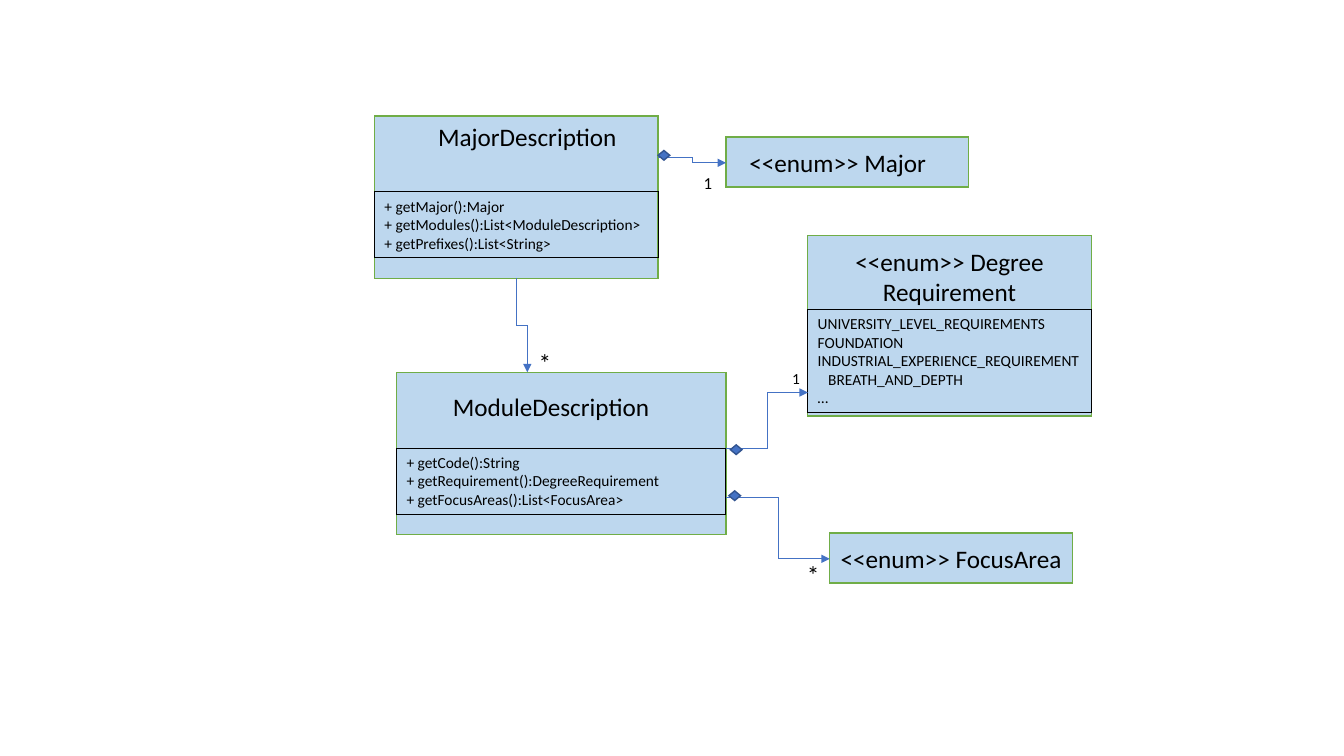
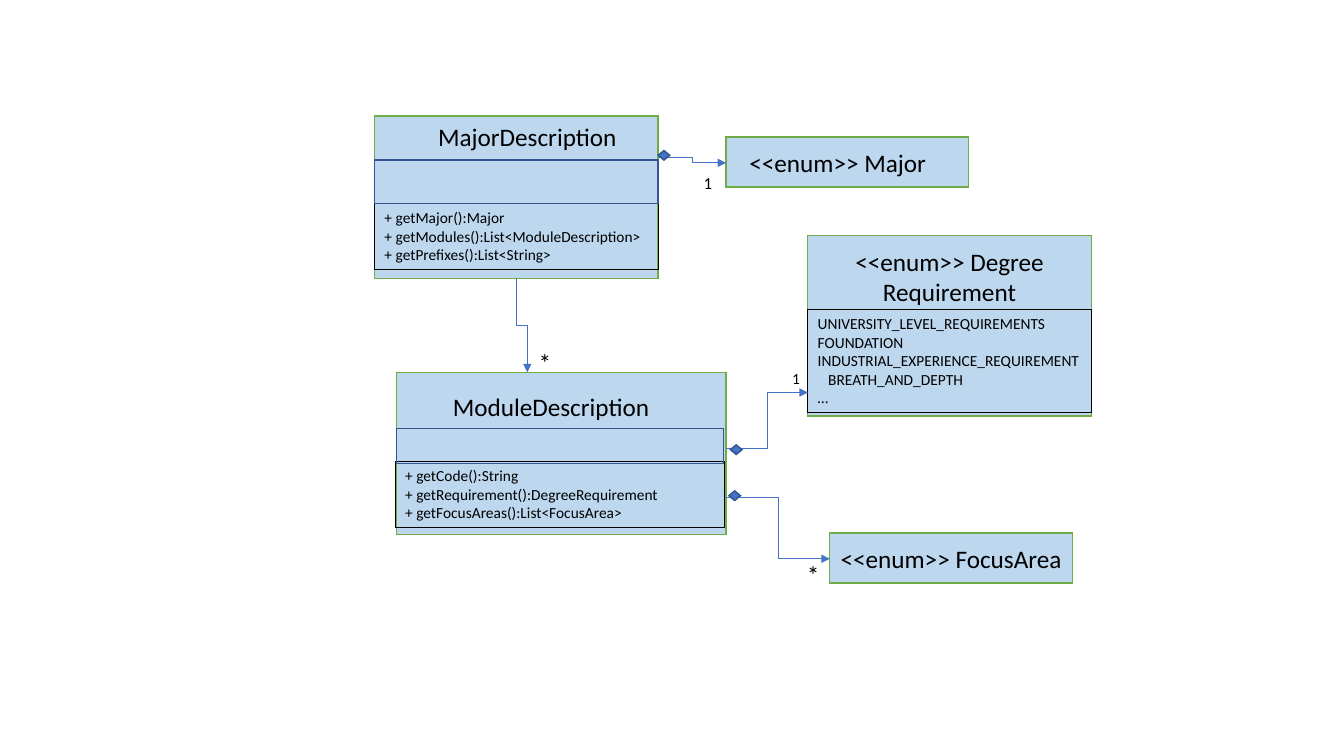
Before and after one commit to CS2103-AY1819S1-T16-4/main, a slide deck: slide 1 of docs/diagrams/MajorDescriptionClassDiagram.pptx. Drawn at 1344x756 pixels with LibreOffice and Linux fonts; fonts in the diff are those of the drawing. Boxes give left, top, right and bottom in pixels: in the first picture for what was removed or moved away, otherwise in the second. Text is boxed around its words. In the diff, an @@ line names an element or a change of style, - is before the commit and + after.

```diff
--- a/docs/diagrams/MajorDescriptionClassDiagram.pptx
+++ b/docs/diagrams/MajorDescriptionClassDiagram.pptx
@@ rectangle added at bbox=[375, 160, 658, 204], outline #325491 1 pt @@
@@ rectangle "+ getMajor():Major": place and size @@
-rectangle "+ getMajor():Major" at bbox=[375, 192, 658, 258]
+rectangle "+ getMajor():Major" at bbox=[375, 204, 658, 270]
@@ rectangle added at bbox=[396, 429, 723, 464], outline #325491 1 pt @@
@@ rectangle "+ getCode():String": place and size @@
-rectangle "+ getCode():String" at bbox=[396, 448, 726, 514]
+rectangle "+ getCode():String" at bbox=[395, 462, 725, 528]
```
Also in this commit, not shown: 3 other files.
